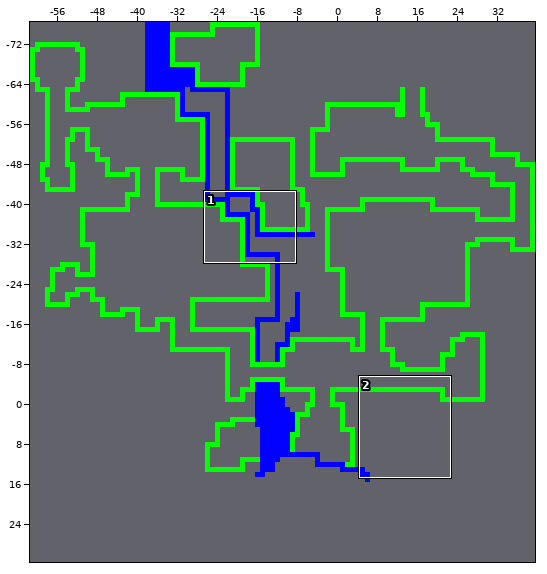
A Tiled map gets an edit: assets/Tiled/foretDense.tmx. The first picture is a wide view before the edit; the outline marks the close-up.
Close-up. Before the edit:
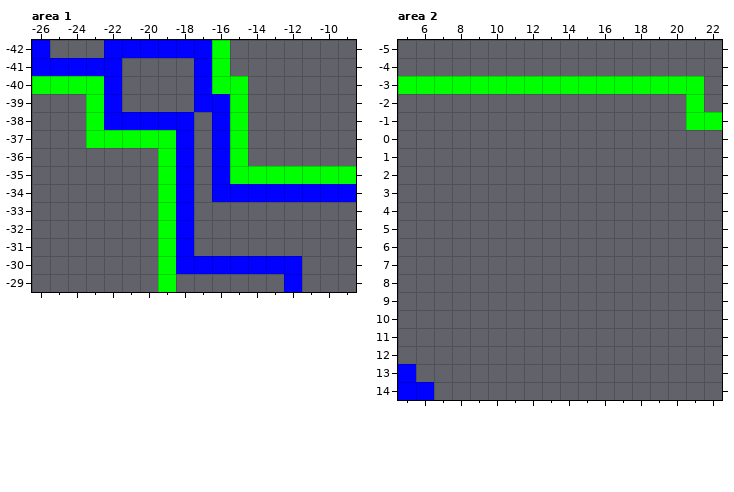
Cells are 32x32 px. Shown: area 1 x -26..-9, y -42..-29; area 2 x 5..22, y -5..14. The commit also changed other parts of the map, which this record leaves out.
Once edited:
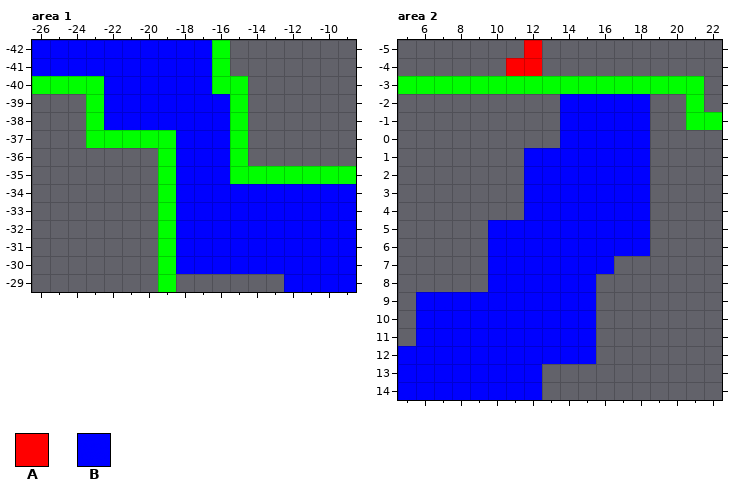
Key: from "Tileset_PlaceHolder": A 151, B 251.
_ is an empty cell.
Tiles of an added or newly shown layer are drawn over the layers below it.
What changed:
{"where": "layer \"River\", area 1"}
{"y":-42,"x":-25,"old":"___","new":"BBB"}
{"y":-41,"x":-21,"old":"____","new":"BBBB"}
{"y":-40,"x":-21,"old":"____","new":"BBBB"}
{"y":-39,"x":-21,"old":"____","new":"BBBB"}
{"y":-38,"x":-17,"old":"_","new":"B"}
{"y":-37,"x":-17,"old":"_","new":"B"}
{"y":-36,"x":-17,"old":"_","new":"B"}
{"y":-35,"x":-17,"old":"_","new":"B"}
{"y":-34,"x":-17,"old":"_","new":"B"}
{"y":-33,"x":-17,"old":"_________","new":"BBBBBBBBB"}
{"y":-32,"x":-17,"old":"_________","new":"BBBBBBBBB"}
{"y":-31,"x":-17,"old":"_________","new":"BBBBBBBBB"}
{"y":-30,"x":-11,"old":"___","new":"BBB"}
{"y":-29,"x":-11,"old":"___","new":"BBB"}
{"where": "layer \"River\", area 2"}
{"y":-2,"x":14,"old":"_____","new":"BBBBB"}
{"y":-1,"x":14,"old":"_____","new":"BBBBB"}
{"y":0,"x":14,"old":"_____","new":"BBBBB"}
{"y":1,"x":12,"old":"_______","new":"BBBBBBB"}
{"y":2,"x":12,"old":"_______","new":"BBBBBBB"}
{"y":3,"x":12,"old":"_______","new":"BBBBBBB"}
{"y":4,"x":12,"old":"_______","new":"BBBBBBB"}
{"y":5,"x":10,"old":"_________","new":"BBBBBBBBB"}
{"y":6,"x":10,"old":"_________","new":"BBBBBBBBB"}
{"y":7,"x":10,"old":"_______","new":"BBBBBBB"}
{"y":8,"x":10,"old":"______","new":"BBBBBB"}
{"y":9,"x":6,"old":"__________","new":"BBBBBBBBBB"}
{"y":10,"x":6,"old":"__________","new":"BBBBBBBBBB"}
{"y":11,"x":6,"old":"__________","new":"BBBBBBBBBB"}
{"y":12,"x":5,"old":"___________","new":"BBBBBBBBBBB"}
{"y":13,"x":6,"old":"_______","new":"BBBBBBB"}
{"y":14,"x":7,"old":"______","new":"BBBBBB"}
{"where": "layer \"Rock\" (added), area 2"}
{"y":-5,"x":12,"old":"_","new":"A"}
{"y":-4,"x":11,"old":"__","new":"AA"}
{"label":"added","picture_box":[50,40,104,58]}
{"label":"added","picture_box":[122,58,356,292]}
{"label":"added","picture_box":[506,40,542,76]}
{"label":"added","picture_box":[398,94,650,400]}
